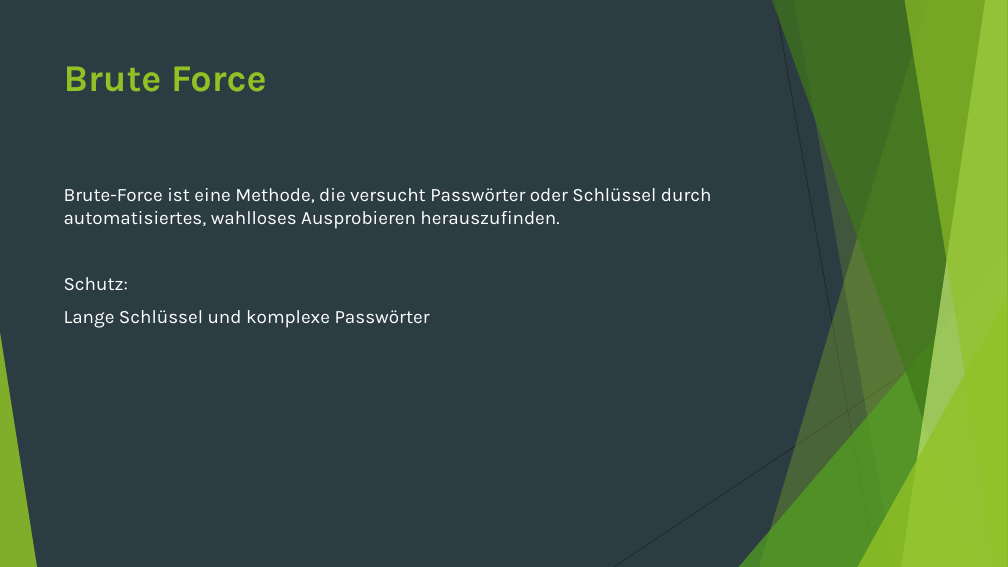
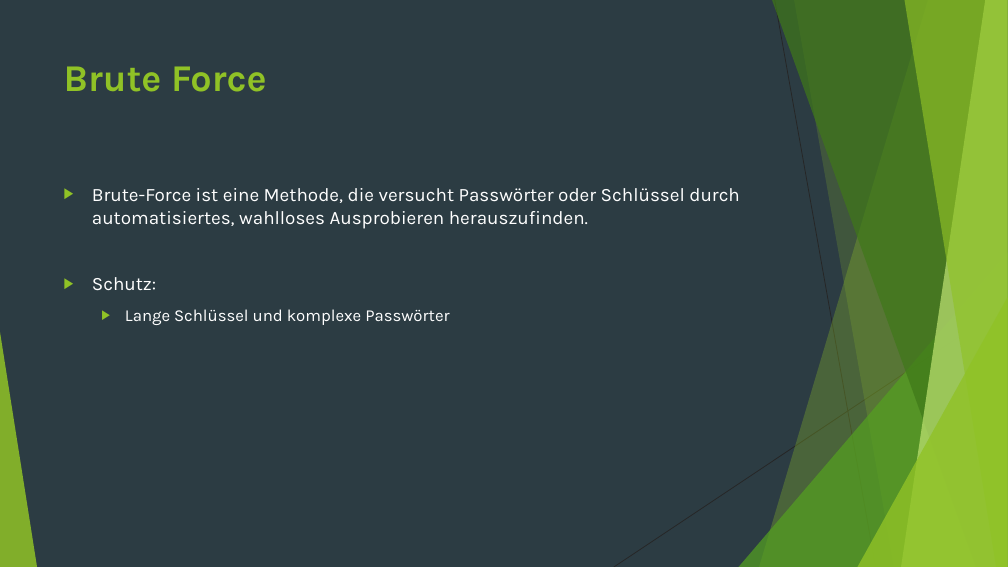
Before and after one commit to StefanSchuck/JohnTheRipperVortrag, a slide deck: slide 7 of Vortrag.pptx. Drawn at 1008x567 pixels with LibreOffice and Linux fonts; fonts in the diff are those of the drawing. Boxes give left, top, right and bottom in pixels: in the first picture for what was removed or moved away, otherwise in the second. Text is boxed around its words. In the diff, an @@ line names an element or a change of style, - is before the commit and + after.

```diff
--- a/Vortrag.pptx
+++ b/Vortrag.pptx
@@ text "Brute-Force ist eine Methode, die ..." at (92, 188, 740, 325): size 18 to 16 pt in "Lange Schlüssel und komplexe Passwörter"; bullet none to ▶; list level 1 to 2 in "Lange Schlüssel und komplexe Passwörter" @@
```
Also in this commit, not shown: 1 other slide changed, 2 slides added, 2 slides removed.
